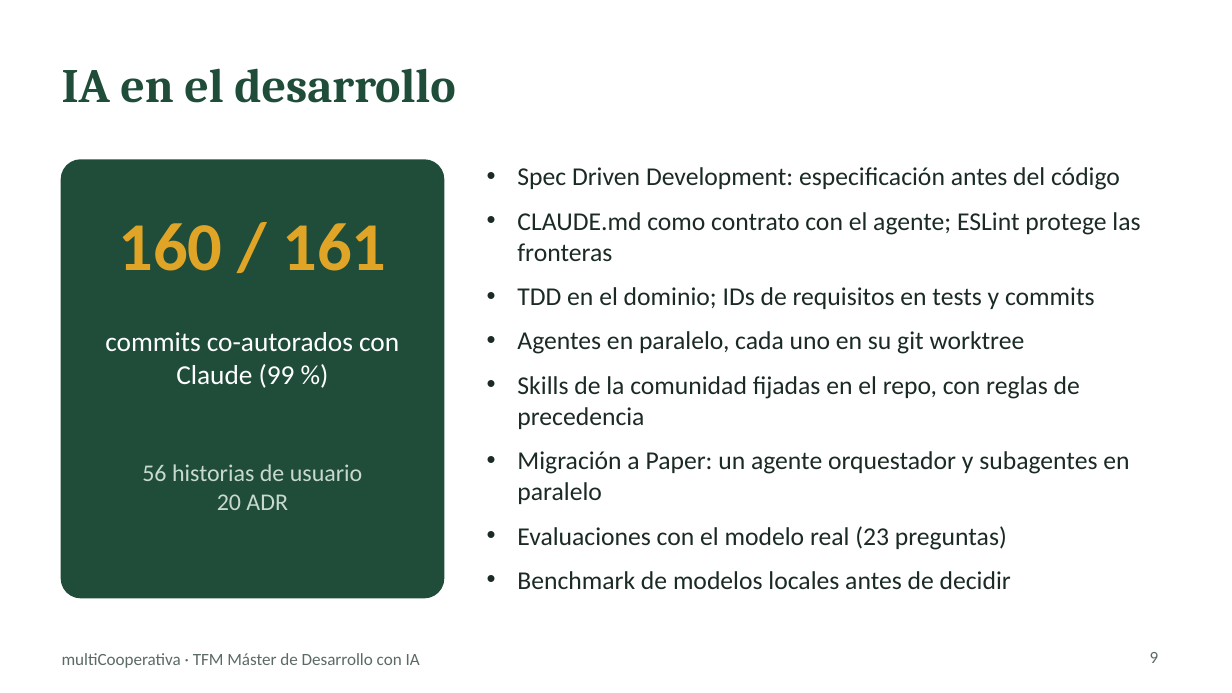
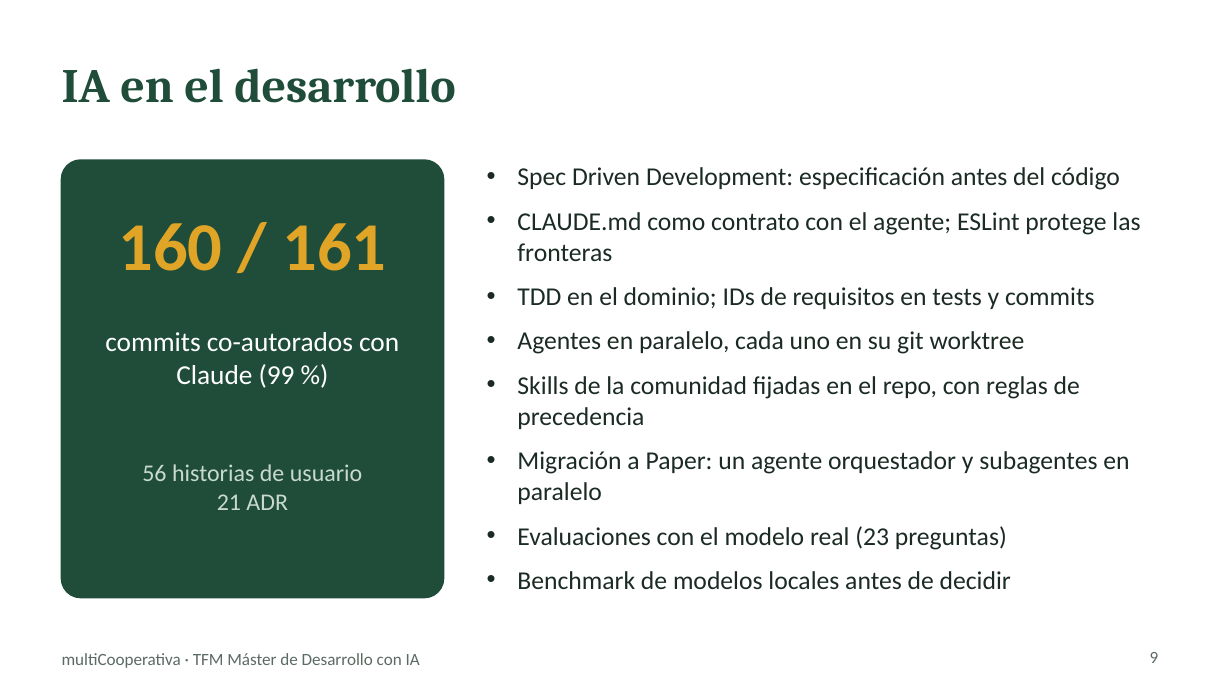
Before and after one commit to chaparro2001/multiCooperativa, a slide deck: slide 9 of docs/slides/multicooperativa-tfm.pptx. Drawn at 1232x693 pixels with LibreOffice and Linux fonts; fonts in the diff are those of the drawing. Boxes give left, top, right and bottom in pixels: in the first picture for what was removed or moved away, otherwise in the second. Text is boxed around its words. In the diff, an @@ line names an element or a change of style, - is before the commit and + after.

```diff
--- a/docs/slides/multicooperativa-tfm.pptx
+++ b/docs/slides/multicooperativa-tfm.pptx
@@ text at <box>217,494,288,510</box>: text changed @@
-20 ADR
+21 ADR
```
Also in this commit, not shown: 4 other slides changed, 1 other file.
